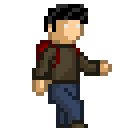
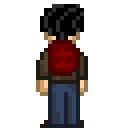
Layered file, before and after one edit (128x128). Changes by layer:
hid "walk2", painted on it over 32, 4, 112, 128
added layer "back" above "back_take" over 36, 4, 88, 128
